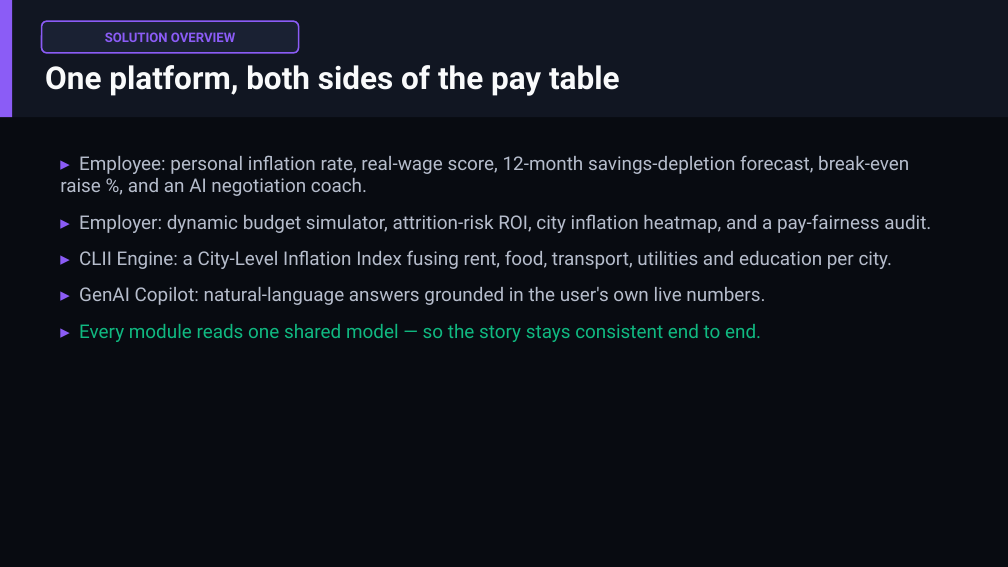
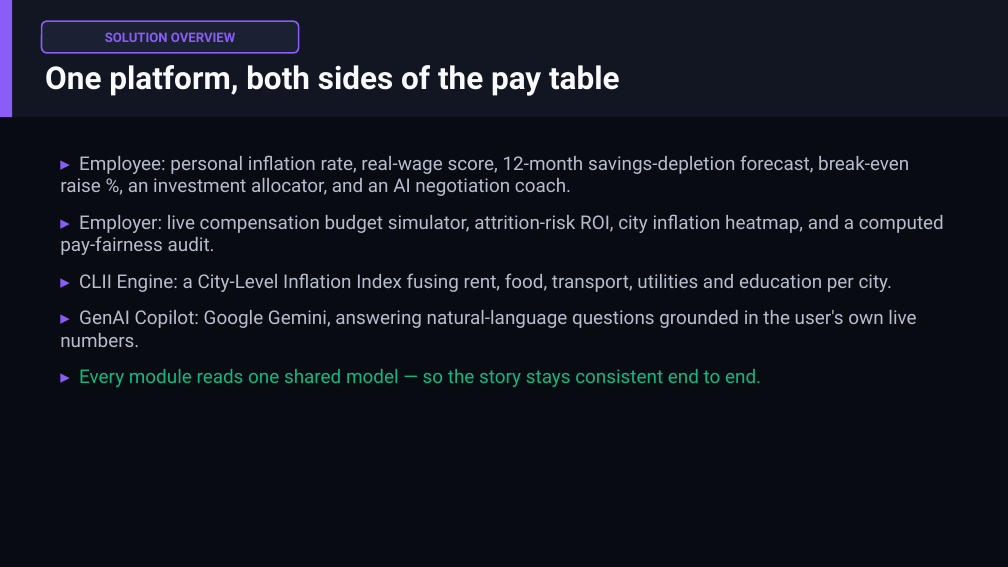
Before and after one commit to kanakakkl/salaryshield, a slide deck: slide 3 of deliverables/SalaryShield_Pitch_Deck.pptx. Drawn at 1008x567 pixels with LibreOffice and Linux fonts; fonts in the diff are those of the drawing. Boxes give left, top, right and bottom in pixels: in the first picture for what was removed or moved away, otherwise in the second. Text is boxed around its words. In the diff, an @@ line names an element or a change of style, - is before the commit and + after.

```diff
--- a/deliverables/SalaryShield_Pitch_Deck.pptx
+++ b/deliverables/SalaryShield_Pitch_Deck.pptx
@@ text at bbox=[60, 155, 944, 255]: text changed @@
-▸ Employee: personal inflation rate, real-wage score, 12-month savings-depletion forecast, break-even raise %, and an AI negotiation coach.
-▸ Employer: dynamic budget simulator, attrition-risk ROI, city inflation heatmap, and a pay-fairness audit.
+▸ Employee: personal inflation rate, real-wage score, 12-month savings-depletion forecast, break-even raise %, an investment allocator, and an AI negotiation coach.
+▸ Employer: live compensation budget simulator, attrition-risk ROI, city inflation heatmap, and a computed pay-fairness audit.
@@ text at bbox=[60, 310, 916, 347]: text changed @@
-▸ GenAI Copilot: natural-language answers grounded in the user's own live numbers.
+▸ GenAI Copilot: Google Gemini, answering natural-language questions grounded in the user's own live numbers.
```
Also in this commit, not shown: 5 other slides changed, 14 other files.
